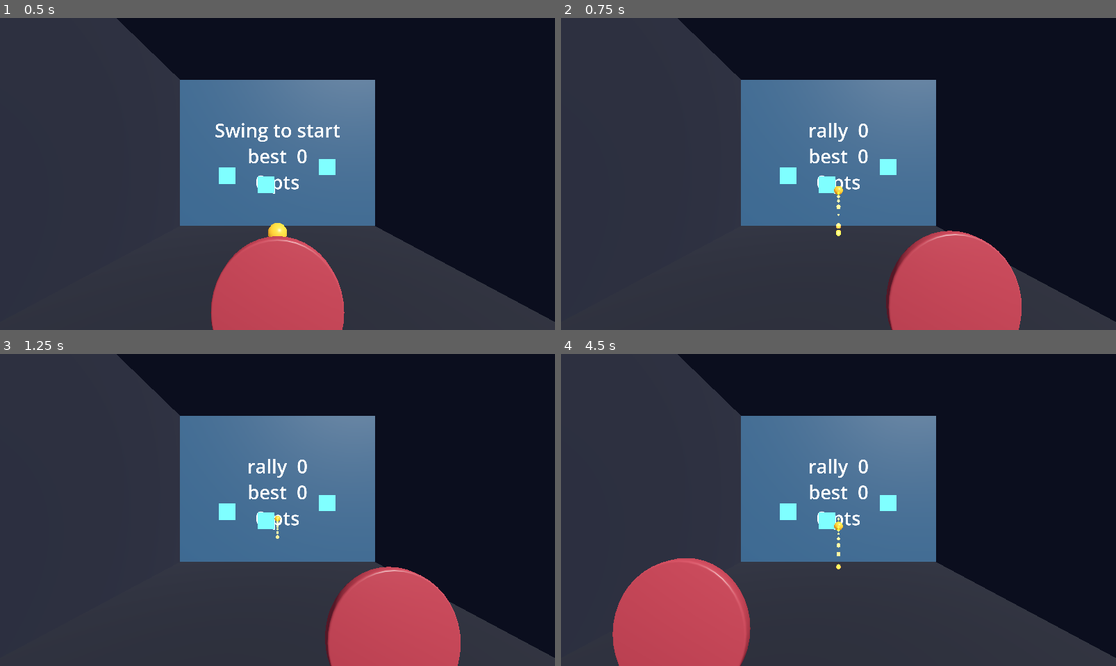
Above: before the commit, frames 1-4 (two rows, left to right).
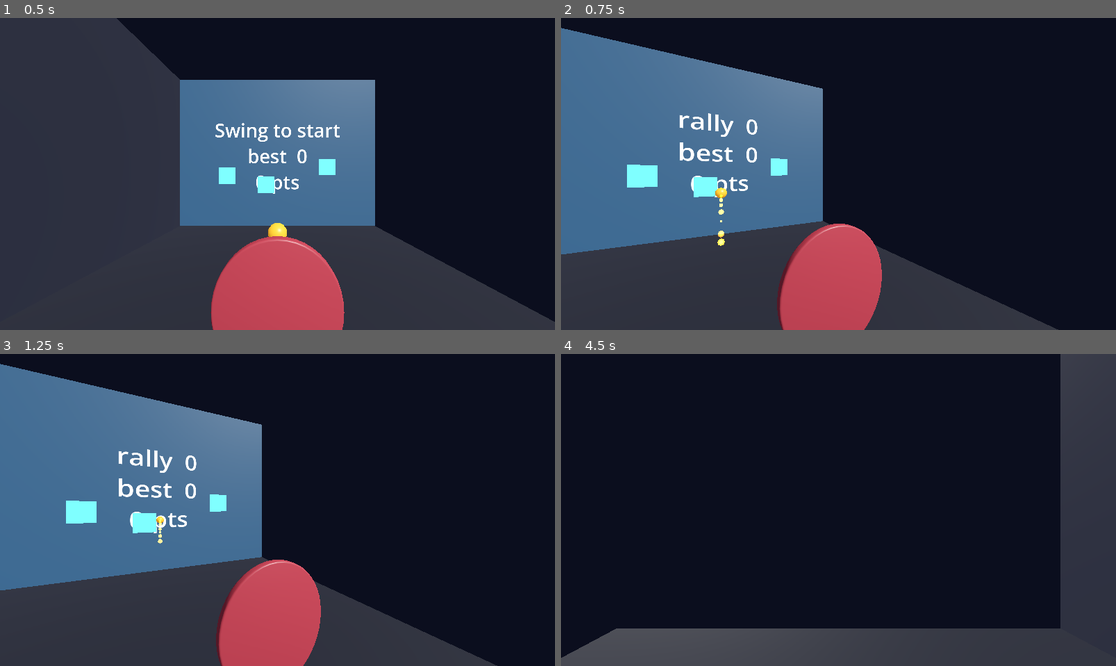
Above: after the commit, the same moments.

Repository: cascadiacollections/paddlequest
Game: Godot game, scene res://scenes/main.tscn
The game is run twice, just before and just after one commit, with the same random seed, the same clock (stepped at 60 frames per second) and the same inputs.
Inputs (mouse positions are in pixels of both pictures, inside the frame that each line leads up to):
- Up to frame 1 (0.5 s): no input
- Up to frame 2 (0.75 s): tap Enter (ui_accept) at 0.5 s; move the mouse to (866, 174) at 0.52 s; hold Up (ui_up) from 0.53 s (still down); tap Tab (ui_focus_next) at 0.6 s
- Up to frame 3 (1.25 s): keep holding Up (ui_up); tap Enter (ui_accept) at 0.77 s
- Up to frame 4 (4.5 s): keep holding Up (ui_up); move the mouse to (810, 510) at 1.27 s; tap Tab (ui_focus_next) every 0.75 s from 1.35 to 4.35 s; tap Enter (ui_accept) at 1.52, 2, 2.75, 3.02, 3.5, 3.77, 4.25 s; move the mouse to (849, 503) at 2.02 s; move the mouse to (832, 516) at 2.77 s; move the mouse to (877, 513) at 3.52 s; move the mouse to (794, 506) at 4.27 s

Frame 1 is identical in both runs. In frame 2, 47% of the frame differs, in the area x 0-100%, y 0-100%; in frame 3, 47%; in frame 4, 67%.

Commit message:
Add comfort tunnelling, snap turn and seated mode
Closes #7.

The game offered smooth strafe, smooth forward and smooth crouch with
no comfort options at all, and no turn of any kind - you physically
turned, or you did not turn. For some fraction of players that is the
difference between playing and not.

Snap turn goes on the right thumbstick's X axis, the one axis that was
still free. It rotates about the player's head rather than the origin:
in roomscale the two can be a metre apart, and turning about the origin
swings them through an arc instead of rotating them in place, which is
both wrong and nauseating. Smooth turn is there for people who prefer
it, off by default.

Tunnelling is a quad parented to the camera with a radial falloff
shader, closing in while the player is moved or turned artificially and
opening again when they stop. Peripheral optical flow the inner ear
disagrees with is what makes people ill, so narrowing the periphery
exactly while that flow happens removes most of it without taking the
movement away. It fades rather than snaps, and opens slower than it
closes, so it does not become its own visual event.

Seated mode drops the origin so a seated player's head still arrives at
rally height.

All three persist through SaveGame, whose defaults are the comfortable
ones: someone who needs tunnelling should not have to find the menu
before they can play without feeling ill.

The shader's appearance is not verified - it compiles and the fade
logic is tested, but nobody has worn it. inner_radius and softness are
exported for exactly that pass.

Verified locally against Godot 4.7.2: 11 scripts, 55 tests, 55 passing.

Co-Authored-By: Claude Opus 5 <noreply@anthropic.com>
Claude-Session: https://claude.ai/code/session_015pQ2K84xDmjQBm9PJQEwPK

Diff:
--- a/scenes/main.tscn
+++ b/scenes/main.tscn
@@ -6,6 +6,8 @@
 [ext_resource type="Script" path="res://scripts/locomotion.gd" id="5_locomotion"]
 [ext_resource type="Script" path="res://scripts/targets.gd" id="6_targets"]
 [ext_resource type="PackedScene" path="res://assets/paddle.glb" id="7_paddlemesh"]
+[ext_resource type="Script" path="res://scripts/comfort.gd" id="8_comfort"]
+[ext_resource type="Shader" path="res://shaders/vignette.gdshader" id="9_vignette"]
 
 [sub_resource type="Environment" id="Env_court"]
 background_mode = 1
@@ -108,6 +110,18 @@
 [sub_resource type="AudioStreamPolyphonic" id="AudioStreamPolyphonic_bonk"]
 polyphony = 8
 
+[sub_resource type="ShaderMaterial" id="ShaderMaterial_vignette"]
+render_priority = 10
+shader = ExtResource("9_vignette")
+shader_parameter/amount = 0.0
+shader_parameter/inner_radius = 0.28
+shader_parameter/softness = 0.35
+shader_parameter/tint = Color(0, 0, 0, 1)
+
+[sub_resource type="QuadMesh" id="QuadMesh_vignette"]
+material = SubResource("ShaderMaterial_vignette")
+size = Vector2(4, 4)
+
 [node name="Main" type="Node3D"]
 script = ExtResource("1_game")
 
@@ -127,6 +141,14 @@
 [node name="XRCamera3D" type="XRCamera3D" parent="XROrigin3D"]
 near = 0.05
 far = 60.0
+
+[node name="Vignette" type="MeshInstance3D" parent="XROrigin3D/XRCamera3D"]
+transform = Transform3D(1, 0, 0, 0, 1, 0, 0, 0, 1, 0, 0, -0.5)
+visible = false
+cast_shadow = 0
+mesh = SubResource("QuadMesh_vignette")
+script = ExtResource("8_comfort")
+locomotion_path = NodePath("../..")
 
 [node name="LeftHand" type="XRController3D" parent="XROrigin3D"]
 tracker = &"left_hand"
--- /dev/null
+++ b/scripts/comfort.gd
@@ -0,0 +1,70 @@
+extends MeshInstance3D
+
+## Comfort tunnelling. Closes a soft vignette in while the player is being
+## moved or turned artificially, and opens it again when they stop.
+##
+## The single most effective comfort measure for artificial locomotion: what
+## makes people ill is peripheral optical flow their inner ear disagrees
+## with, so narrowing the periphery exactly while that flow is happening
+## removes most of it without taking the movement away.
+##
+## This is a quad parented to XRCamera3D, so it rides the head and both eyes
+## get the same thing. Its shader disables depth test and never writes depth,
+## so it draws over the court from wherever the head happens to be.
+
+## Seconds to close in and to open back up. Fading matters: a vignette that
+## snaps is its own visual event, which defeats the point.
+@export var fade_in := 0.18
+@export var fade_out := 0.35
+@export var locomotion_path: NodePath
+
+var _enabled := true
+var _target := 0.0
+var _amount := 0.0
+var _material: ShaderMaterial
+
+
+func _ready() -> void:
+	_material = get_active_material(0) as ShaderMaterial
+	if _material == null:
+		push_warning("Vignette has no ShaderMaterial; comfort tunnelling is off.")
+		set_process(false)
+		return
+
+	var locomotion := get_node_or_null(locomotion_path)
+	if locomotion != null and locomotion.has_signal("motion_changed"):
+		locomotion.motion_changed.connect(_on_motion_changed)
+	else:
+		push_warning("Vignette found no locomotion to follow.")
+
+	apply_comfort_settings()
+	_amount = 0.0
+	_apply()
+
+
+## Re-read the setting. Called at startup and whenever the pause menu
+## changes it, so a toggle takes effect without a restart.
+func apply_comfort_settings() -> void:
+	_enabled = SaveGame.load_setting("comfort_vignette")
+	if not _enabled:
+		_target = 0.0
+
+
+func _on_motion_changed(moving: bool) -> void:
+	_target = 1.0 if (moving and _enabled) else 0.0
+
+
+func _process(delta: float) -> void:
+	if is_equal_approx(_amount, _target):
+		return
+	# Opening back up is slower than closing in, because the close happens
+	# under motion the player asked for and the open should not draw
+	# attention to itself.
+	var duration := fade_in if _target > _amount else fade_out
+	_amount = move_toward(_amount, _target, delta / maxf(duration, 0.001))
+	_apply()
+
+
+func _apply() -> void:
+	_material.set_shader_parameter("amount", _amount)
+	visible = _amount > 0.001
--- a/scripts/locomotion.gd
+++ b/scripts/locomotion.gd
@@ -7,6 +7,11 @@
 ## Movement is relative to where the player is looking rather than where the
 ## origin happens to face, which is what people expect once they have turned
 ## their head away from the front wall.
+
+## Emitted while the player is being moved or turned artificially, so the
+## vignette knows to close in. True on the frame motion starts, false on the
+## frame it stops.
+signal motion_changed(moving: bool)
 
 @export var controller_path: NodePath
 @export var forward_controller_path: NodePath
@@ -19,24 +24,92 @@
 @export var bounds_min := Vector2(-2.6, -5.5)
 @export var bounds_max := Vector2(2.6, 2.1)
 
+## Snap turn, on the right thumbstick's X axis. Snapping rather than sweeping
+## is the single biggest comfort lever in artificial locomotion: a smooth
+## yaw is what makes people ill, and a discrete jump gives the inner ear
+## nothing to disagree with.
+@export var snap_turn_degrees := 30.0
+## Smooth turn rate, used only when snap turn is switched off.
+@export var smooth_turn_speed := 90.0
+## How far the origin drops in seated mode, so a seated player's head still
+## arrives at rally height.
+@export var seated_drop := 0.45
+
 @onready var _camera: XRCamera3D = $XRCamera3D
 
 var _controller: XRController3D
 var _forward_controller: XRController3D
 var _crouch := 0.0
 var _base_y := 0.0
+var _turn_armed := true
+var _moving := false
+var _snap_turn := true
+var _seated := false
 
 
 func _ready() -> void:
 	_controller = get_node_or_null(controller_path) as XRController3D
 	_forward_controller = get_node_or_null(forward_controller_path) as XRController3D
 	_base_y = position.y
+	apply_comfort_settings()
+
+
+## Re-read the comfort settings. Called at startup and whenever the pause
+## menu changes one, so a toggle takes effect without a restart.
+func apply_comfort_settings() -> void:
+	_snap_turn = SaveGame.load_setting("snap_turn")
+	set_seated(SaveGame.load_setting("seated"))
+
+
+func set_seated(seated: bool) -> void:
+	_seated = seated
 
 
 func _process(delta: float) -> void:
 	var stick := _read_stick()
-	_move(stick.x, _read_forward(), delta)
+	var moved := _move(stick.x, _read_forward(), delta)
+	var turned := _turn(_read_turn(), delta)
 	_crouch_toward(stick.y, delta)
+
+	var moving := moved or turned
+	if moving != _moving:
+		_moving = moving
+		motion_changed.emit(moving)
+
+
+## Right thumbstick X. The left stick's X strafes and its Y crouches, and the
+## right stick's Y moves forward, so this is the one axis left.
+func _read_turn() -> float:
+	if _forward_controller != null:
+		var stick := _forward_controller.get_vector2("primary")
+		if absf(stick.x) > deadzone:
+			return stick.x
+	return Input.get_axis("ui_focus_prev", "ui_focus_next")
+
+
+## Yaw the origin about the player's head rather than its own origin: in
+## roomscale the two can be a metre apart, and turning about the origin
+## swings the player through an arc instead of rotating them in place.
+func _turn(amount: float, delta: float) -> bool:
+	if absf(amount) < deadzone:
+		_turn_armed = true
+		return false
+
+	var degrees := 0.0
+	if _snap_turn:
+		if not _turn_armed:
+			return false
+		_turn_armed = false
+		degrees = snap_turn_degrees * signf(amount)
+	else:
+		degrees = smooth_turn_speed * amount * delta
+
+	var pivot := _camera.global_position
+	var offset := global_position - pivot
+	var rotated := offset.rotated(Vector3.UP, deg_to_rad(-degrees))
+	global_position = pivot + rotated
+	rotate_y(deg_to_rad(-degrees))
+	return true
 
 
 func _read_stick() -> Vector2:
@@ -56,9 +129,9 @@
 	return Input.get_axis("ui_page_down", "ui_page_up")
 
 
-func _move(strafe: float, forward: float, delta: float) -> void:
+func _move(strafe: float, forward: float, delta: float) -> bool:
 	if absf(strafe) < 0.001 and absf(forward) < 0.001:
-		return
+		return false
 
 	var basis := _camera.global_transform.basis
 	var right := basis.x
@@ -66,7 +139,7 @@
 	right.y = 0.0
 	ahead.y = 0.0
 	if right.length_squared() < 0.0001 or ahead.length_squared() < 0.0001:
-		return
+		return false
 
 	var motion := (right.normalized() * strafe + ahead.normalized() * forward) * speed * delta
 	# Clamp where the head ends up rather than the origin: in roomscale the two
@@ -79,6 +152,7 @@
 	var applied := head - _camera.global_position
 	applied.y = 0.0
 	global_position += applied
+	return applied.length_squared() > 0.0
 
 
 func _crouch_toward(amount: float, delta: float) -> void:
@@ -89,4 +163,4 @@
 		target = 0.0
 
 	_crouch = move_toward(_crouch, target, crouch_speed * delta)
-	position.y = _base_y - _crouch
+	position.y = _base_y - _crouch - (seated_drop if _seated else 0.0)
--- a/scripts/save_game.gd
+++ b/scripts/save_game.gd
@@ -12,6 +12,16 @@
 const PATH := "user://progress.cfg"
 const SECTION := "progress"
 const BEST_KEY := "best_rally"
+const SETTINGS := "settings"
+
+## Comfort defaults are the comfortable ones. Someone who needs tunnelling
+## should not have to discover the menu before they can play without feeling
+## ill; someone who does not need it can turn it off in a few seconds.
+const DEFAULTS := {
+	"comfort_vignette": true,
+	"snap_turn": true,
+	"seated": false,
+}
 
 
 ## Best rally ever recorded, or 0 if there is nothing usable on disk.
@@ -45,3 +55,41 @@
 		push_warning("Could not write %s; the high score will not persist." % path)
 		return false
 	return true
+
+
+## A stored setting, or its default if absent or the wrong type. Unknown keys
+## return null rather than guessing, so a typo shows up as a crash in the
+## caller instead of as a silently wrong default.
+static func load_setting(key: String, path: String = PATH) -> Variant:
+	if not DEFAULTS.has(key):
+		push_error("Unknown setting '%s'" % key)
+		return null
+
+	var fallback: Variant = DEFAULTS[key]
+	var config := ConfigFile.new()
+	if config.load(path) != OK:
+		return fallback
+
+	var stored: Variant = config.get_value(SETTINGS, key, fallback)
+	if typeof(stored) != typeof(fallback):
+		return fallback
+	return stored
+
+
+## Returns whether it wrote. Loads first so the high score and the other
+## settings survive.
+static func save_setting(key: String, value: Variant, path: String = PATH) -> bool:
+	if not DEFAULTS.has(key):
+		push_error("Unknown setting '%s'" % key)
+		return false
+	if typeof(value) != typeof(DEFAULTS[key]):
+		push_error("Setting '%s' wants a %s" % [key, type_string(typeof(DEFAULTS[key]))])
+		return false
+
+	var config := ConfigFile.new()
+	config.load(path)
+	config.set_value(SETTINGS, key, value)
+	if config.save(path) != OK:
+		push_warning("Could not write %s; the setting will not persist." % path)
+		return false
+	return true
--- /dev/null
+++ b/shaders/vignette.gdshader
@@ -0,0 +1,31 @@
+shader_type spatial;
+// Comfort tunnelling. A quad parented to the XR camera, so it rides the head
+// and both eyes get the same thing.
+//
+// unshaded    - it is an overlay, not geometry in the scene
+// cull_disabled, depth_test_disabled, depth_draw_never
+//             - it must draw over the court regardless of where the head is
+//               and never occlude or write depth itself
+render_mode unshaded, cull_disabled, depth_draw_never, depth_test_disabled;
+
+// 0 is fully open (invisible), 1 is fully closed in.
+uniform float amount : hint_range(0.0, 1.0) = 0.0;
+// Radius of the clear centre at amount = 1, in UV units from the middle.
+uniform float inner_radius : hint_range(0.05, 1.0) = 0.28;
+// How soft the edge of the tunnel is. Hard edges read as a black ring rather
+// than as peripheral vision falling away, and are their own kind of nasty.
+uniform float softness : hint_range(0.01, 1.0) = 0.35;
+uniform vec3 tint : source_color = vec3(0.0, 0.0, 0.0);
+
+void fragment() {
+	// Distance from the centre of the quad, 0 in the middle.
+	float dist = length(UV - vec2(0.5)) * 2.0;
+
+	// Open all the way up when amount is 0: push the aperture past the
+	// corners so nothing is drawn at all rather than relying on the falloff.
+	float aperture = mix(2.0, inner_radius, amount);
+	float alpha = smoothstep(aperture, aperture + softness, dist);
+
+	ALBEDO = tint;
+	ALPHA = clamp(alpha, 0.0, 1.0);
+}
--- /dev/null
+++ b/test/test_comfort.gd
@@ -0,0 +1,122 @@
+extends PaddleTest
+
+## Comfort options. Tunnelling and snap turn are the two levers that decide
+## whether some people can play this at all, so the defaults matter as much
+## as the mechanics: both are on unless someone turns them off.
+
+const SaveGameScript := preload("res://scripts/save_game.gd")
+
+var origin: XROrigin3D
+var vignette: MeshInstance3D
+
+
+func before_each() -> void:
+	await build_scene()
+	origin = main.get_node("XROrigin3D")
+	vignette = main.get_node("XROrigin3D/XRCamera3D/Vignette")
+
+
+func test_the_comfortable_settings_are_the_defaults() -> void:
+	# Someone who needs tunnelling should not have to find the menu first.
+	assert_true(SaveGameScript.DEFAULTS["comfort_vignette"], "vignette on by default")
+	assert_true(SaveGameScript.DEFAULTS["snap_turn"], "snap turn on by default")
+	assert_false(SaveGameScript.DEFAULTS["seated"], "standing by default")
+
+
+func test_the_vignette_starts_open_and_invisible() -> void:
+	assert_false(vignette.visible, "nothing should be drawn while standing still")
+
+
+func test_the_vignette_closes_in_while_moving_and_opens_after() -> void:
+	origin.motion_changed.emit(true)
+	await wait_seconds(0.3)
+	assert_true(vignette.visible, "the vignette should close in under motion")
+	var closed: float = vignette.get("_amount")
+	assert_gt(closed, 0.5, "and should be most of the way in")
+
+	origin.motion_changed.emit(false)
+	await wait_seconds(0.6)
+	assert_lt(vignette.get("_amount"), closed, "and should open back up when motion stops")
+
+
+func test_the_vignette_stays_open_when_switched_off() -> void:
+	vignette.set("_enabled", false)
+	origin.motion_changed.emit(true)
+	await wait_seconds(0.3)
+	assert_false(vignette.visible, "a disabled vignette should never draw")
+
+
+func test_snap_turn_rotates_by_one_step_per_push() -> void:
+	origin.set("_snap_turn", true)
+	var before := origin.global_rotation.y
+
+	# Held, not tapped: a snap turn should fire once and then wait for the
+	# stick to come back to centre.
+	origin._turn(1.0, 0.016)
+	origin._turn(1.0, 0.016)
+	origin._turn(1.0, 0.016)
+
+	var step := absf(wrapf(origin.global_rotation.y - before, -PI, PI))
+	assert_almost_eq(
+		rad_to_deg(step), origin.snap_turn_degrees, 0.5, "one push should be exactly one step"
+	)
+
+
+func test_snap_turn_rearms_when_the_stick_centres() -> void:
+	origin.set("_snap_turn", true)
+	var before := origin.global_rotation.y
+
+	origin._turn(1.0, 0.016)
+	origin._turn(0.0, 0.016)
+	origin._turn(1.0, 0.016)
+
+	var turned := absf(wrapf(origin.global_rotation.y - before, -PI, PI))
+	assert_almost_eq(
+		rad_to_deg(turned),
+		origin.snap_turn_degrees * 2.0,
+		0.5,
+		"centring the stick should allow a second step"
+	)
+
+
+func test_turning_right_and_left_cancel_out() -> void:
+	origin.set("_snap_turn", true)
+	var before := origin.global_rotation.y
+
+	origin._turn(1.0, 0.016)
+	origin._turn(0.0, 0.016)
+	origin._turn(-1.0, 0.016)
+
+	var net := absf(wrapf(origin.global_rotation.y - before, -PI, PI))
+	assert_almost_eq(rad_to_deg(net), 0.0, 0.5, "opposite turns should cancel")
+
+
+func test_turning_pivots_about_the_head_not_the_origin() -> void:
+	# In roomscale the head and the origin can be a metre apart. Turning
+	# about the origin swings the player through an arc instead of rotating
+	# them in place, which is both wrong and nauseating.
+	var camera: XRCamera3D = main.get_node("XROrigin3D/XRCamera3D")
+	camera.position = Vector3(1.0, 1.6, 0.0)
+	await step(1)
+
+	var head_before := camera.global_position
+	origin.set("_snap_turn", true)
+	origin._turn(1.0, 0.016)
+	await step(1)
+
+	assert_almost_eq(
+		camera.global_position.distance_to(head_before), 0.0, 0.01, "the head should stay put"
+	)
+
+
+func test_seated_mode_lowers_the_origin() -> void:
+	var standing := origin.position.y
+	origin.set_seated(true)
+	await step(3)
+	assert_almost_eq(
+		origin.position.y, standing - origin.seated_drop, 0.01, "seated should drop the origin"
+	)
+
+	origin.set_seated(false)
+	await step(3)
+	assert_almost_eq(origin.position.y, standing, 0.01, "and standing should put it back")
Not shown: 1 places in scenes/main.tscn that only renumber resources
Not shown, added: scripts/comfort.gd.uid
Not shown, added: shaders/vignette.gdshader.uid
